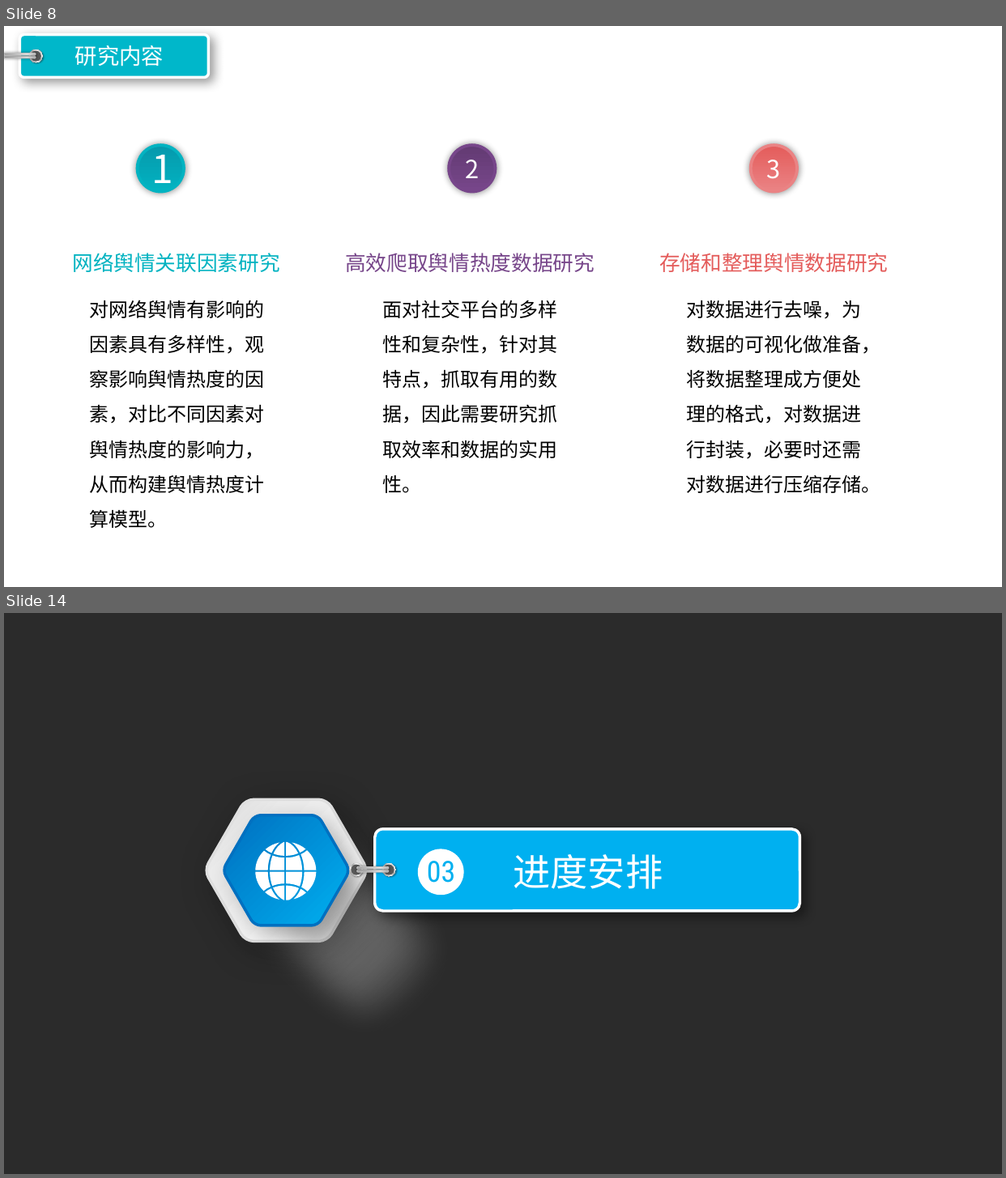
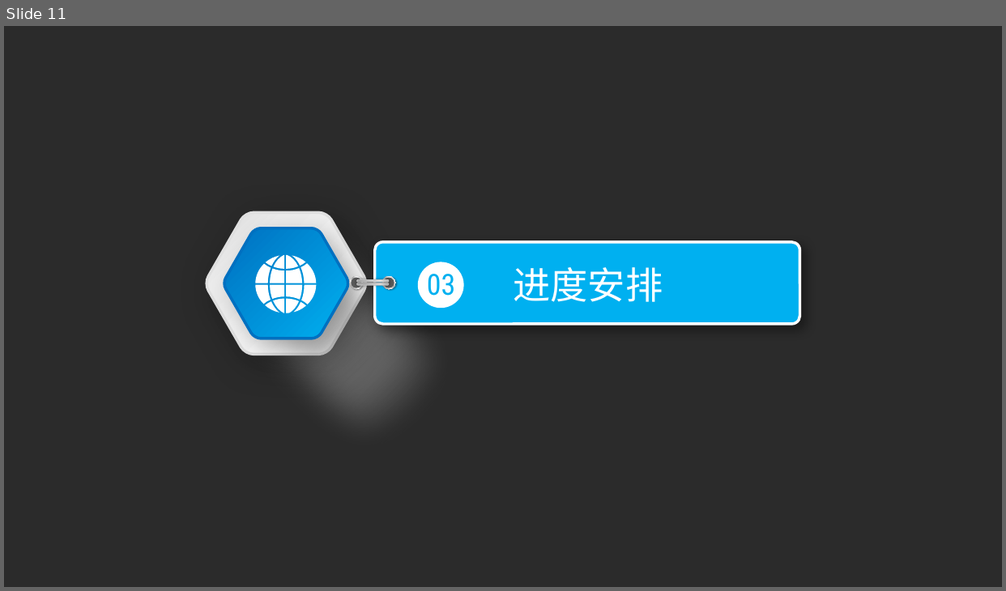
Before and after one commit to zhaobw61/Graduation-project, a slide deck: ppt/开题报告.pptx. Shown one above the other, each under a label of ours: slides 8 and 14 before the commit, slide 11 after it; the slides between them are not shown. The pictures are 1006x1178 and 1006x591 pixels, drawn with LibreOffice and Linux fonts; fonts in the diff are those of the drawing; background and template pictures are left out; a plain dark background stands for a picture behind light text. Boxes give left, top, right and bottom in pixels: in the first picture for what was removed or moved away, otherwise in the second. Text is boxed around its words. In the diff, an @@ line names an element or a change of style, - is before the commit and + after.

```diff
--- a/ppt/开题报告.pptx
+++ b/ppt/开题报告.pptx
@@ slide 8 removed at (4, 26, 1002, 587), background picture (left out) @@
@@ rounded rectangle removed at (20, 35, 209, 78) @@
@@ text removed at (75, 45, 164, 66) @@
-研究内容
@@ rounded rectangle removed at (4, 57, 36, 59) @@
@@ rounded rectangle removed at (4, 53, 36, 55) @@
@@ ellipse removed at (29, 50, 42, 63) @@
@@ ellipse removed at (31, 51, 42, 62) @@
@@ ellipse removed at (138, 145, 185, 192) @@
-1
@@ ellipse removed at (449, 145, 496, 192) @@
-2
@@ ellipse removed at (751, 145, 797, 192) @@
-3
@@ text removed at (72, 253, 280, 272) @@
-网络舆情关联因素研究
@@ text removed at (345, 253, 594, 272) @@
-高效爬取舆情热度数据研究
@@ text removed at (659, 253, 888, 272) @@
-存储和整理舆情数据研究
@@ text removed at (89, 300, 264, 528) @@
-对网络舆情有影响的因素具有多样性，观察影响舆情热度的因素，对比不同因素对舆情热度的影响力，从而构建舆情热度计算模型。
@@ text removed at (383, 300, 558, 493) @@
-面对社交平台的多样性和复杂性，针对其特点，抓取有用的数据，因此需要研究抓取效率和数据的实用性。
@@ text removed at (687, 301, 881, 493) @@
-对数据进行去噪，为数据的可视化做准备，将数据整理成方便处理的格式，对数据进行封装，必要时还需对数据进行压缩存储。
@@ what was slide 14 is now slide 11 @@
```
Also in this commit, not shown: 12 slides changed, 2 other slides removed, 5 other files.
